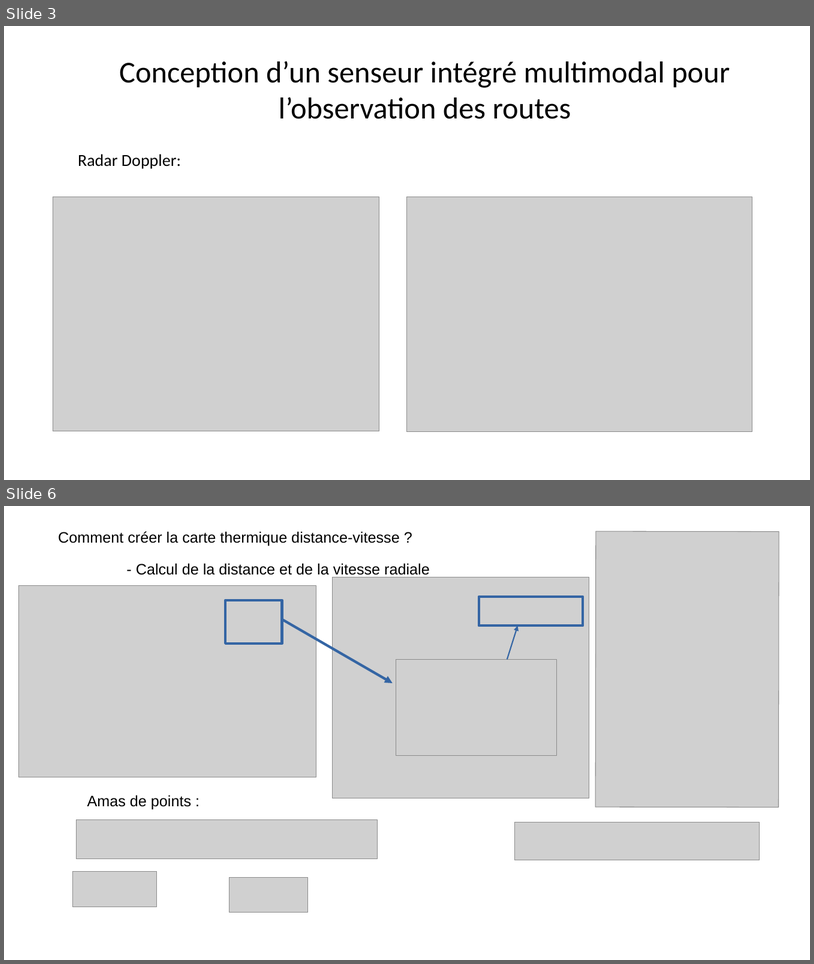
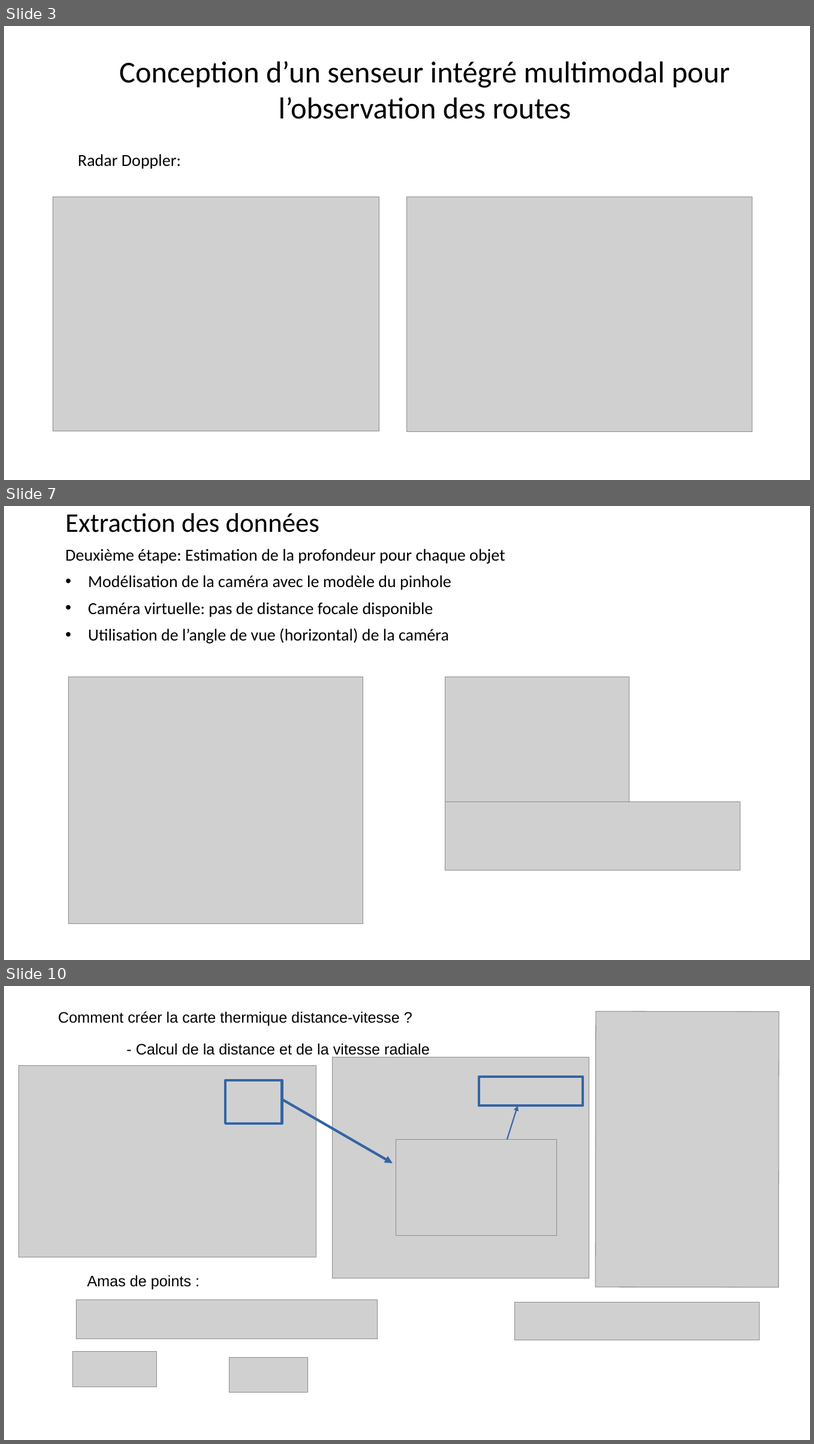
Before and after one commit to grotsartdehe/TFE, a slide deck: Presentation/Slides_TFE.pptx. Shown one above the other, each under a label of ours: slides 3 and 6 before the commit, slides 3, 7 and 10 after it; the slides between them are not shown. The pictures are 814x964 and 814x1444 pixels, drawn with LibreOffice and Linux fonts; fonts in the diff are those of the drawing; grey boxes stand for pictures. Boxes give left, top, right and bottom in pixels: in the first picture for what was removed or moved away, otherwise in the second. Text is boxed around its words. In the diff, an @@ line names an element or a change of style, - is before the commit and + after.

```diff
--- a/Presentation/Slides_TFE.pptx
+++ b/Presentation/Slides_TFE.pptx
@@ slide 7 added at box(4, 506, 810, 960), background #FFFFFF @@
@@ text added at box(65, 513, 505, 643), 20 pt, text #000000 @@
+Extraction des données
+Deuxième étape: Estimation de la profondeur pour chaque objet
+• Modélisation de la caméra avec le modèle du pinhole
+• Caméra virtuelle: pas de distance focale disponible
+• Utilisation de l’angle de vue (horizontal) de la caméra
@@ picture added at box(68, 677, 363, 924) @@
@@ picture added at box(445, 677, 629, 802) @@
@@ picture added at box(446, 802, 741, 870) @@
@@ what was slide 6 is now slide 10 @@
```
Also in this commit, not shown: 2 slides changed, 6 other slides added.
